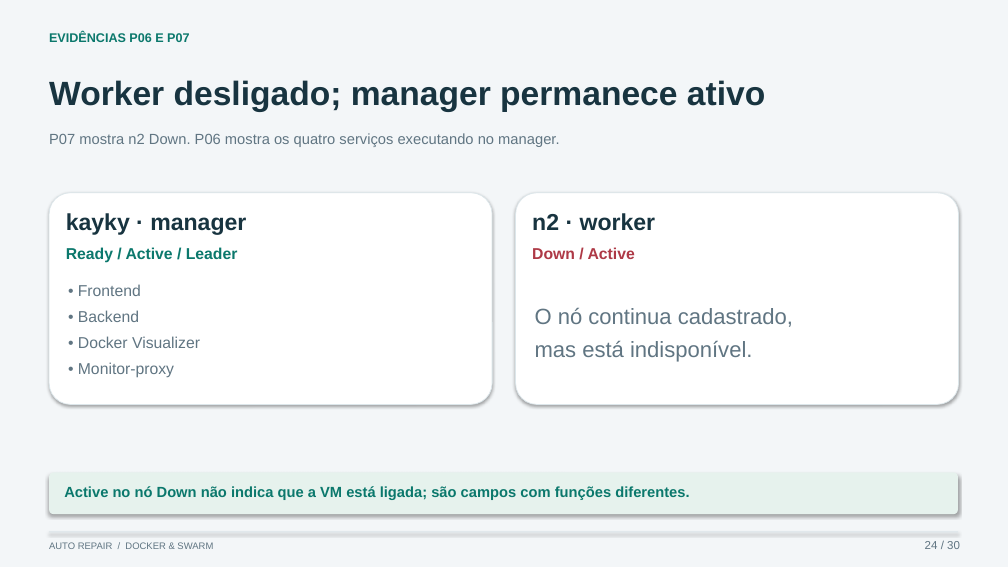
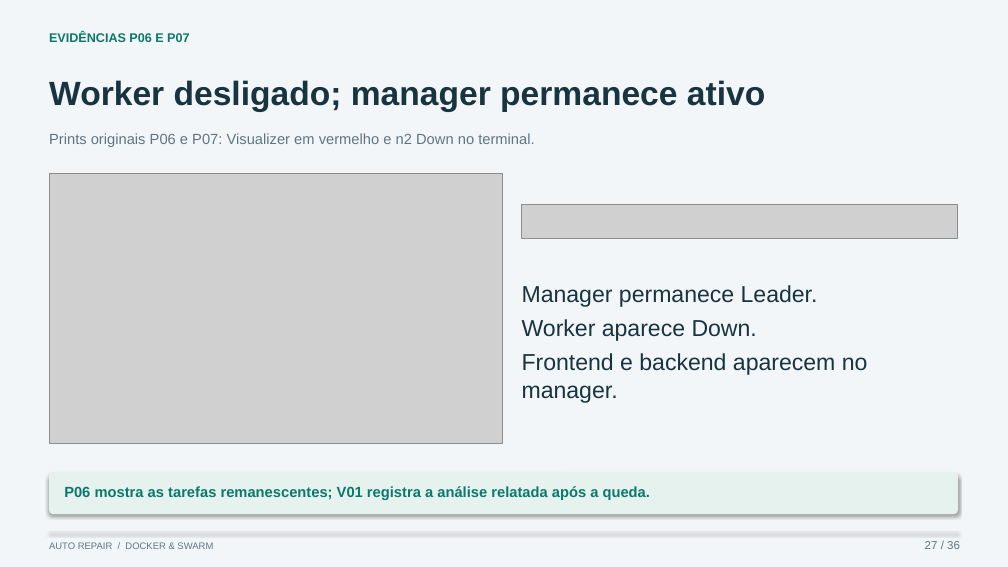
Before and after one commit to KaykyMatos845/auto-repair-budget-agent, a slide deck: slide 27 of public/auto-repair-apresentacao-demonstracao.pptx (slide 24 before the commit). Drawn at 1008x567 pixels with LibreOffice and Linux fonts; fonts in the diff are those of the drawing; grey boxes stand for pictures. Boxes give left, top, right and bottom in pixels: in the first picture for what was removed or moved away, otherwise in the second. Text is boxed around its words. In the diff, an @@ line names an element or a change of style, - is before the commit and + after.

Commit message:
Include three reviewed demo videos and six original Swarm screenshots in presentation

```diff
--- a/public/auto-repair-apresentacao-demonstracao.pptx
+++ b/public/auto-repair-apresentacao-demonstracao.pptx
@@ text at [49,133,534,147]: text changed @@
-P07 mostra n2 Down. P06 mostra os quatro serviços executando no manager.
+Prints originais P06 e P07: Visualizer em vermelho e n2 Down no terminal.
@@ picture added at [49,174,503,444] @@
@@ rounded rectangle removed at [49,193,492,405] @@
@@ rounded rectangle removed at [516,193,959,405] @@
@@ picture added at [522,204,958,238] @@
@@ text removed at [66,213,246,235] @@
-kayky · manager
@@ text removed at [532,213,656,231] @@
-n2 · worker
@@ text removed at [66,247,238,263] @@
-Ready / Active / Leader
@@ text removed at [532,247,635,259] @@
-Down / Active
@@ text removed at [78,284,141,296] @@
-• Frontend
@@ text added at [522,285,868,403], 22 pt, text #183440 @@
+Manager permanece Leader.
+Worker aparece Down.
+Frontend e backend aparecem no manager.
@@ text removed at [78,310,139,322] @@
-• Backend
@@ text removed at [535,308,793,362] @@
-O nó continua cadastrado,
-mas está indisponível.
@@ text removed at [78,336,200,348] @@
-• Docker Visualizer
@@ text removed at [78,362,174,378] @@
-• Monitor-proxy
@@ text at [64,486,650,500]: text changed @@
-Active no nó Down não indica que a VM está ligada; são campos com funções diferentes.
+P06 mostra as tarefas remanescentes; V01 registra a análise relatada após a queda.
@@ text at [925,541,960,549]: text changed @@
-24 / 30
+27 / 36
```
Also in this commit, not shown: 29 other slides changed, 6 slides added, 17 other files.
